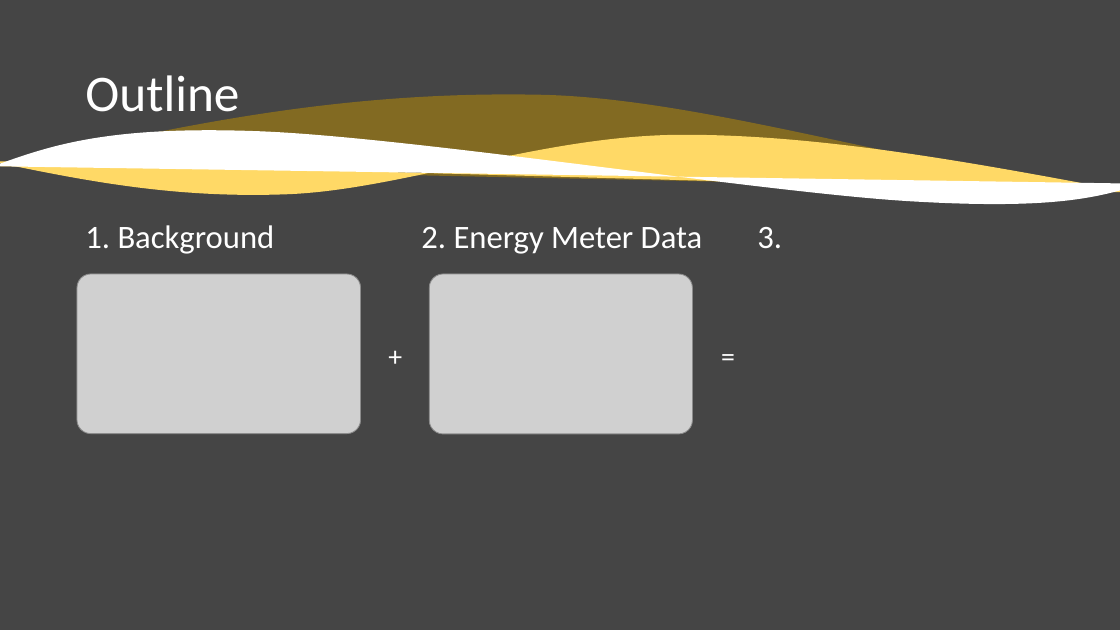
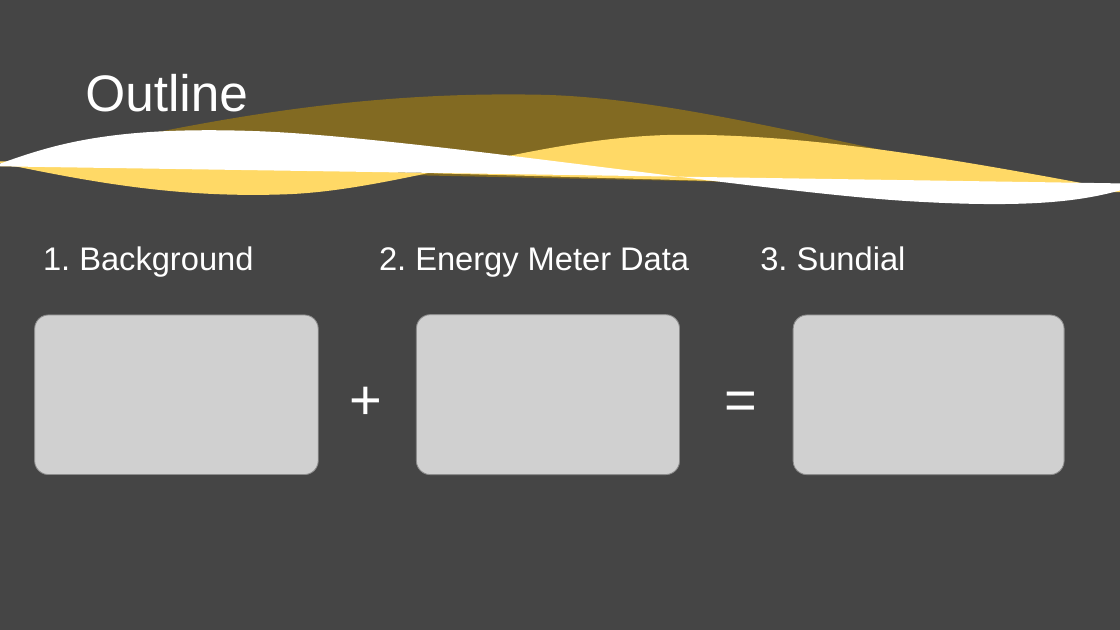
Before and after one commit to Circaevum/Sundial, a slide deck: slide 2 of Notes/Slide Deck.pptx. Drawn at 1120x630 pixels with LibreOffice and Linux fonts; fonts in the diff are those of the drawing; grey boxes stand for pictures. Boxes give left, top, right and bottom in pixels: in the first picture for what was removed or moved away, otherwise in the second. Text is boxed around its words. In the diff, an @@ line names an element or a change of style, - is before the commit and + after.

```diff
--- a/Notes/Slide Deck.pptx
+++ b/Notes/Slide Deck.pptx
@@ title "Outline" at box(85, 74, 247, 121): font Calibri to Arial @@
@@ text at box(43, 246, 906, 276): text changed; font Calibri to Arial @@
-1. Background 2. Energy Meter Data 3.
+1. Background 2. Energy Meter Data 3. Sundial
@@ picture: place and size @@
-picture at box(77, 274, 361, 434)
+picture at box(34, 315, 318, 475)
@@ picture: place and size @@
-picture at box(429, 274, 692, 434)
+picture at box(417, 315, 680, 475)
@@ picture added at box(793, 315, 1065, 475) @@
@@ text "+" at box(341, 367, 381, 401): size 23.8 to 48 pt, font Calibri to Arial; line spacing 0.7 to 0.9 @@
@@ text "+": place and size @@
-text "+" at box(380, 344, 420, 377)
+text "+" at box(341, 367, 381, 401)
@@ text "=": place and size @@
-text "=" at box(713, 344, 754, 377)
+text "=" at box(716, 367, 756, 401)
@@ text "=" at box(716, 367, 756, 401): size 23.8 to 48 pt, font Calibri to Arial; line spacing 0.7 to 0.9 @@
```
Also in this commit, not shown: 1 other slide changed, 5 slides added, 4 other files.
